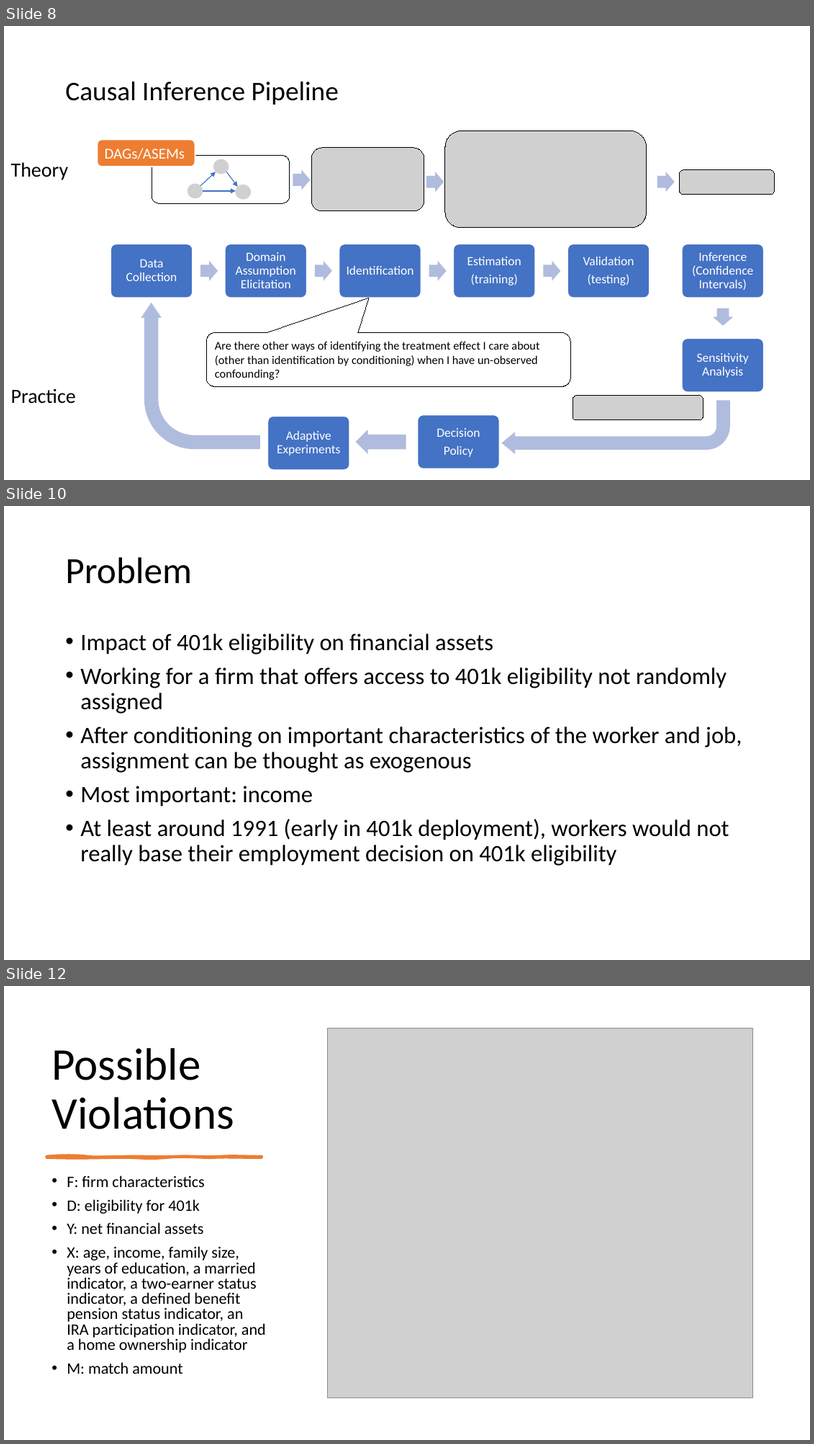
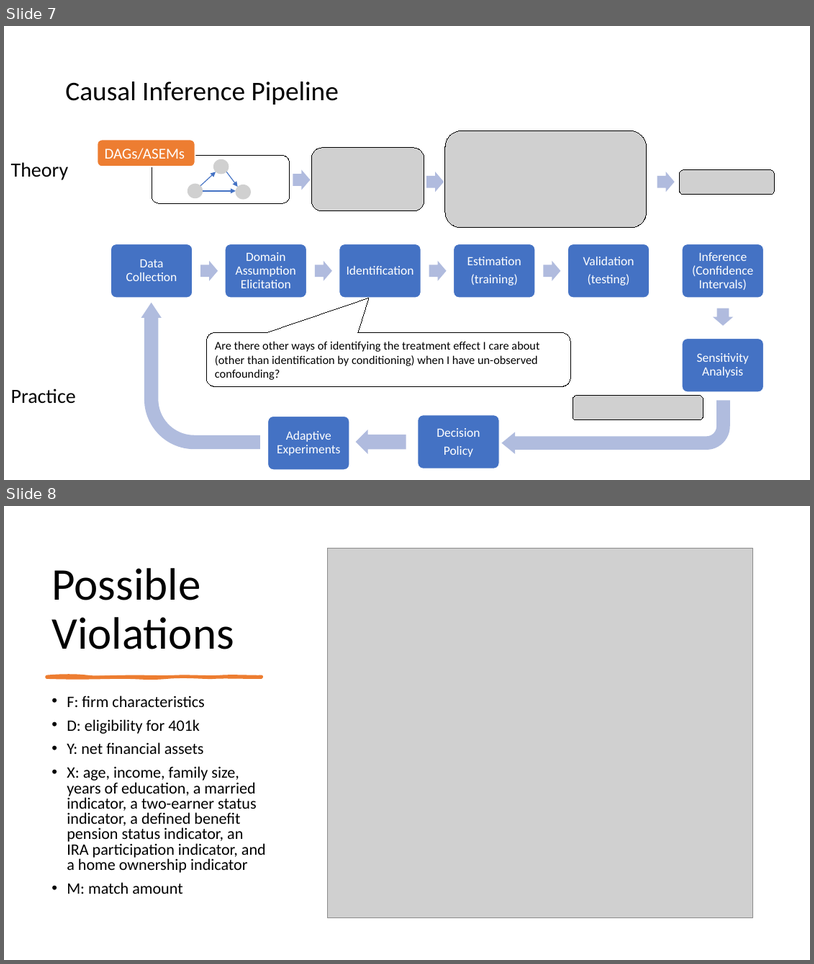
Before and after one commit to stanford-msande228/winter23, a slide deck: MSANDE228_Lecture14_Unobserved_Confounding.pptx. Shown one above the other, each under a label of ours: slides 8, 10 and 12 before the commit, slides 7 and 8 after it; the slides between them are not shown. The pictures are 814x1444 and 814x964 pixels, drawn with LibreOffice and Linux fonts; fonts in the diff are those of the drawing; grey boxes stand for pictures. Boxes give left, top, right and bottom in pixels: in the first picture for what was removed or moved away, otherwise in the second. Text is boxed around its words. In the diff, an @@ line names an element or a change of style, - is before the commit and + after.

```diff
--- a/MSANDE228_Lecture14_Unobserved_Confounding.pptx
+++ b/MSANDE228_Lecture14_Unobserved_Confounding.pptx
@@ slide 10 removed at (x1=4, y1=506, x2=810, y2=960), background #FFFFFF @@
@@ title removed at (x1=65, y1=557, x2=192, y2=584) @@
-Problem
@@ text removed at (x1=80, y1=633, x2=742, y2=865) @@
-• Impact of 401k eligibility on financial assets
-• Working for a firm that offers access to 401k eligibility not randomly assigned
-• After conditioning on important characteristics of the worker and job, assignment can be thought as exogenous
-• Most important: income
-• At least around 1991 (early in 401k deployment), workers would not really base their employment decision on 401k eligibility
@@ what was slide 8 is now slide 7 @@
@@ what was slide 12 is now slide 8 @@
```
Also in this commit, not shown: 2 slides changed, 2 slides added, 4 other slides removed, 1 other file.
